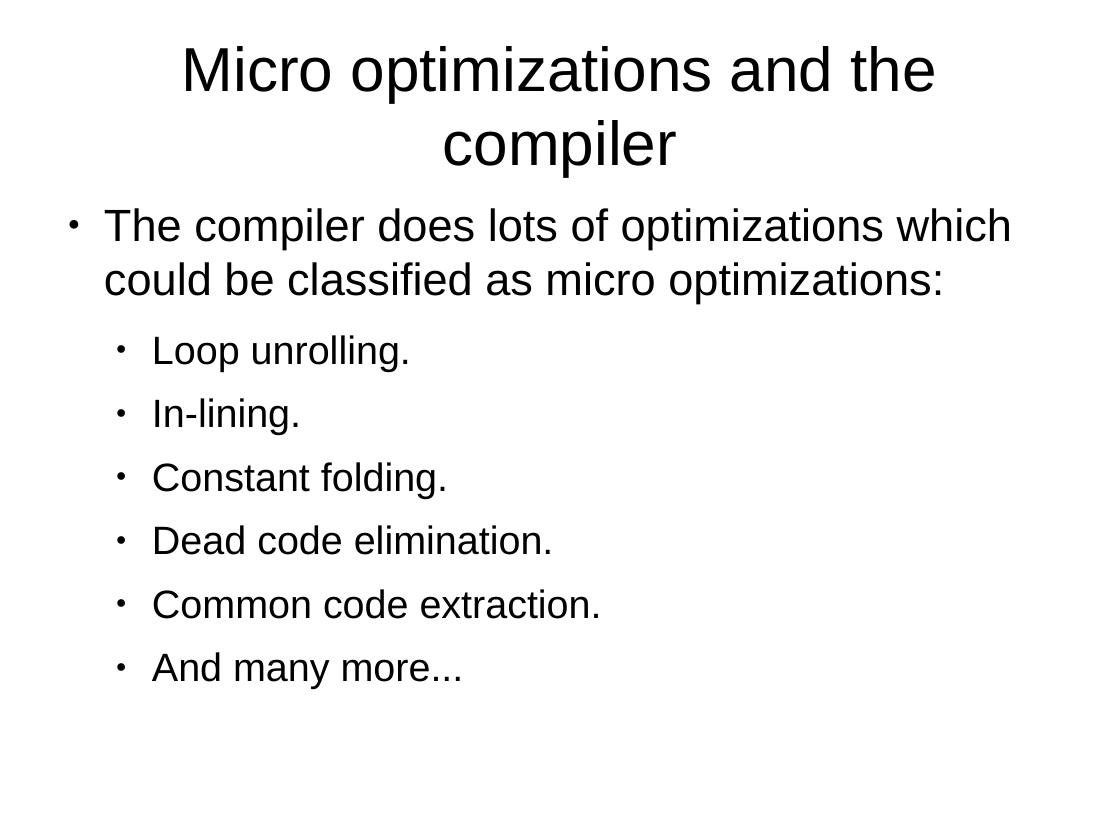
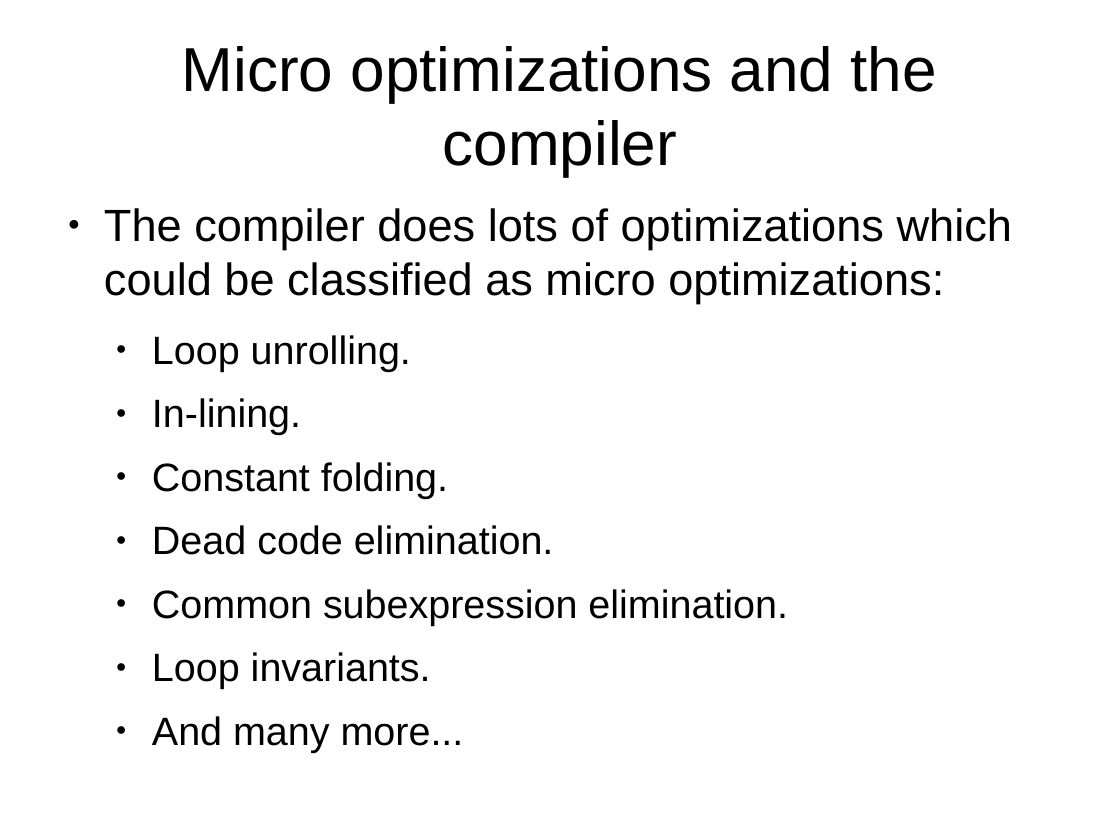
Before and after one commit to veltzer/demos-linux, a slide deck: slide 13 of multi_core/effective_cplusplus.odp. Drawn at 1120x840 pixels with LibreOffice and Linux fonts; fonts in the diff are those of the drawing. Boxes give left, top, right and bottom in pixels: in the first picture for what was removed or moved away, otherwise in the second. Text is boxed around its words. In the diff, an @@ line names an element or a change of style, - is before the commit and + after.

```diff
--- a/multi_core/effective_cplusplus.odp
+++ b/multi_core/effective_cplusplus.odp
@@ text at bbox=[152, 589, 788, 689]: text changed @@
-  ● Common code extraction.
+  ● Common subexpression elimination.
+  ● Loop invariants.
```
Also in this commit, not shown: 1 other slide changed, 7 slides added, 3 other files.
